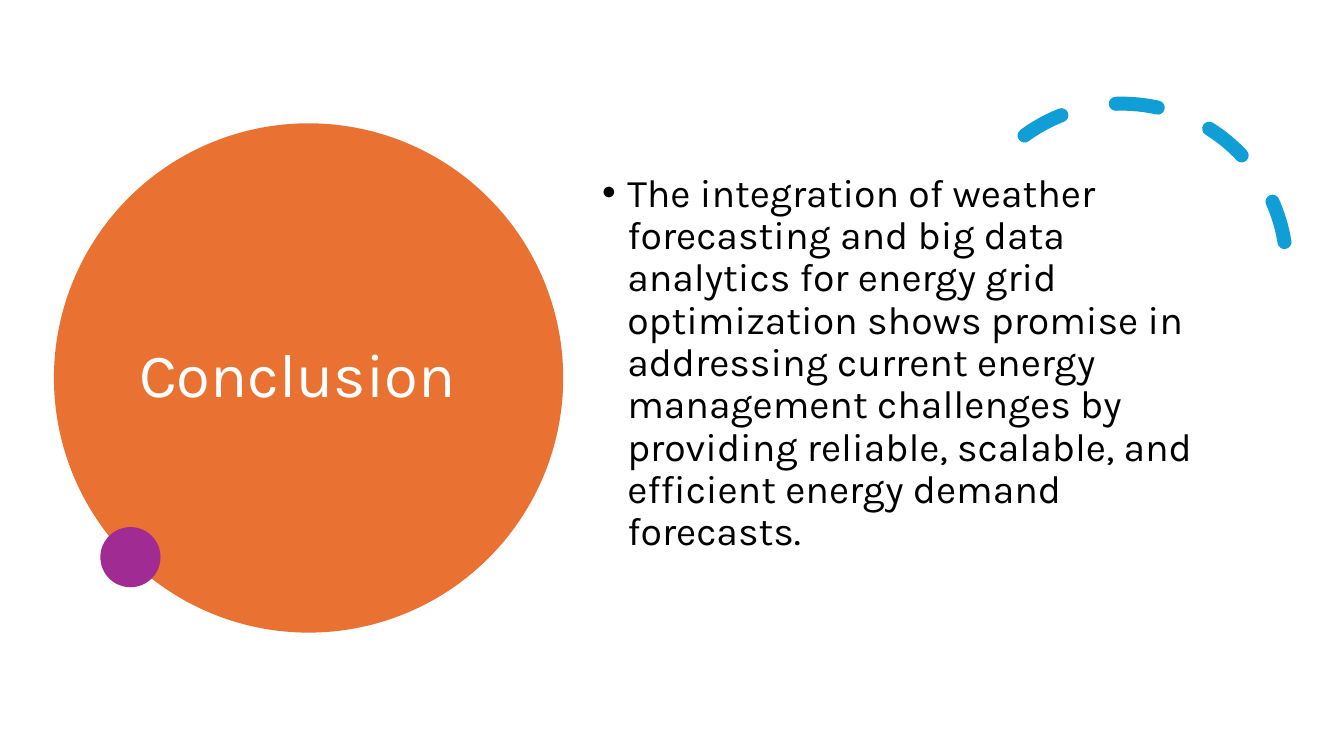
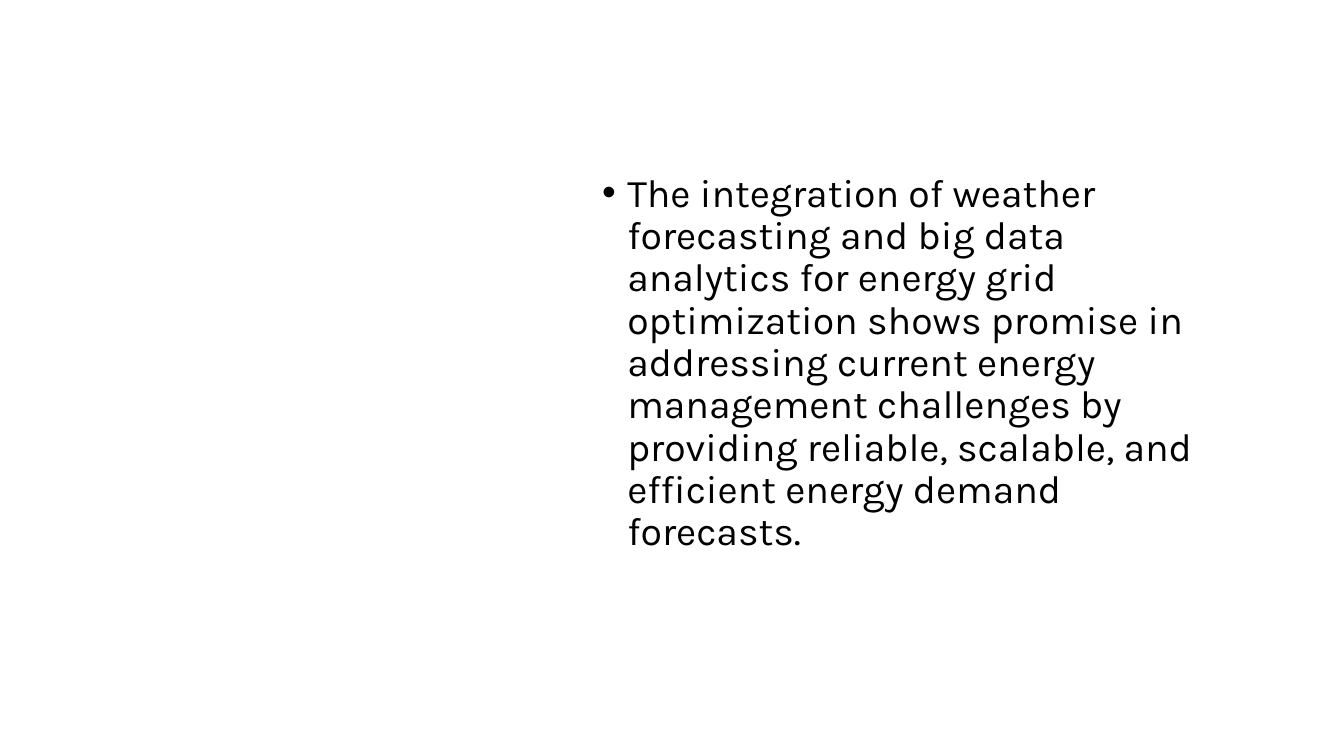
Before and after one commit to monikatyagiisc/grid-optimization-with-weather, a slide deck: slide 25 of DataEnggFinalProjectPPT.pptx (slide 24 before the commit). Drawn at 1344x756 pixels with LibreOffice and Linux fonts; fonts in the diff are those of the drawing. Boxes give left, top, right and bottom in pixels: in the first picture for what was removed or moved away, otherwise in the second. Text is boxed around its words. In the diff, an @@ line names an element or a change of style, - is before the commit and + after.

```diff
--- a/DataEnggFinalProjectPPT.pptx
+++ b/DataEnggFinalProjectPPT.pptx
@@ arc (boxed as its full ellipse) removed at [898, 44, 1344, 494] @@
@@ ellipse removed at [53, 123, 563, 632] @@
@@ title removed at [139, 354, 455, 398] @@
-Conclusion
@@ ellipse removed at [101, 527, 161, 588] @@
```
Also in this commit, not shown: 13 other slides changed, 1 slide added.
